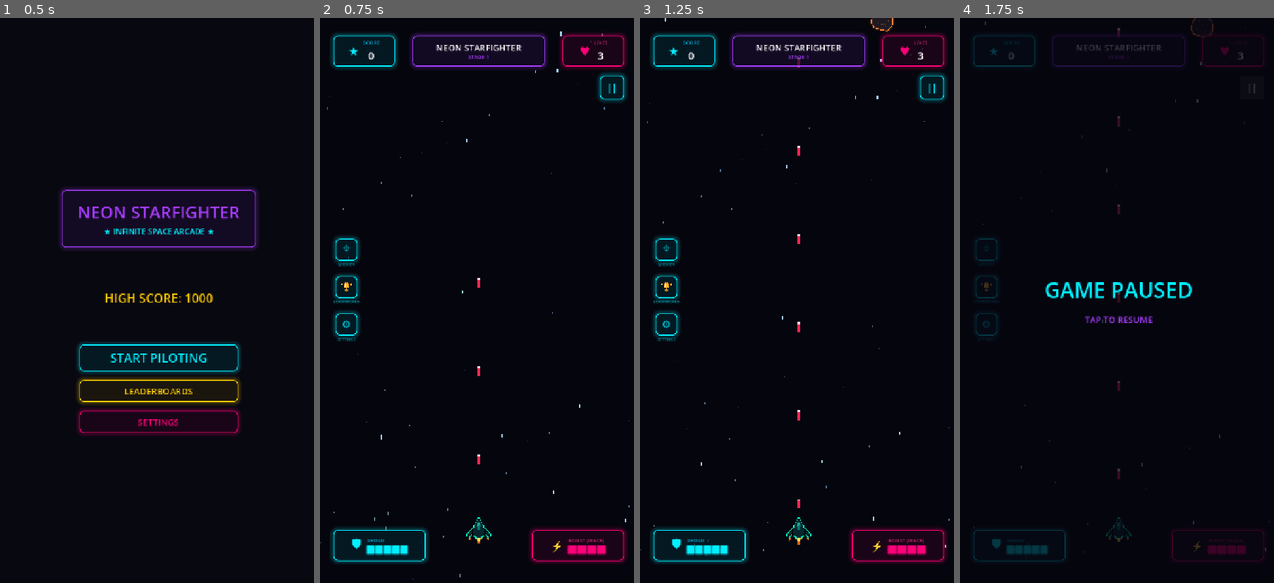
Above: before the commit, frames 1-4 (left to right).
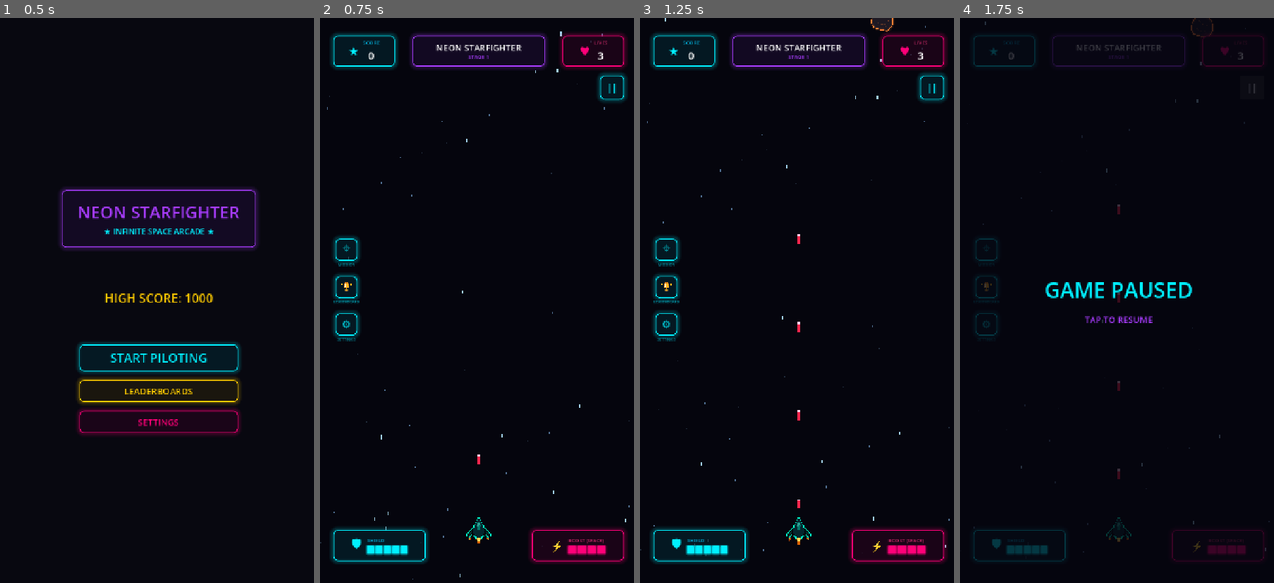
Above: after the commit, the same moments.

Repository: lolriver/spacehit
Game: Godot game, scene res://main.tscn
The game is run twice, just before and just after one commit, with the same random seed, the same clock (stepped at 60 frames per second) and the same inputs.
Inputs:
- Up to frame 1 (0.5 s): no input
- Up to frame 2 (0.75 s): click "START PILOTING" at 0.5 s
- Up to frame 3 (1.25 s): no input
- Up to frame 4 (1.75 s): click "||" at 1.25 s

Frame 1 is identical in both runs. In frame 2, less than 0.1% of the frame differs, in the area x 50-52%, y 46-64%; in frame 3, less than 0.1%; in frame 4, less than 0.1%.

Commit message:
feat(audio): integrate sound effects and fix gameplay lifecycle crashes
- Integrated SFX triggers for shoot, hit, boost, explosions, level clear, and game over

- Fixed a crash in enemy.gd caused by duplicate add_child on explosion nodes

- Silenced startup laser SFX by checking player visibility in shoot_laser()

- Stabilized AudioStreamPlaybackPolyphonic retrieval to avoid startup null references

Diff:
--- a/enemy.gd
+++ b/enemy.gd
@@ -500,8 +500,12 @@
 			if explosion_scene:
 				var explosion = explosion_scene.instantiate()
 				explosion.global_position = global_position
+				SoundManager.play("enemy_destroy")
+
+				# If Boss, add huge explosion sound
 				if enemy_type == 5:
-					explosion.scale = Vector2(2.8, 2.8)
+					SoundManager.play("explosion")
+					explosion.scale = Vector2(3.0, 3.0)
 					# Spawn secondary explosions for visual feedback
 					for offset in [Vector2(-30, -30), Vector2(30, 30), Vector2(-30, 30), Vector2(30, -30)]:
 						var ex = explosion_scene.instantiate()
--- a/main.gd
+++ b/main.gd
@@ -438,6 +438,7 @@
 
 func show_boss_health_bar(max_hp: int, p_boss_name: String = "UNKNOWN") -> void:
 	if boss_panel and boss_progress_bar:
+		SoundManager.play("boss_entrance")
 		boss_max_health = max_hp
 		boss_health = max_hp
 		boss_name = p_boss_name
@@ -504,6 +505,7 @@
 	trigger_level_clear()
 
 func trigger_level_clear() -> void:
+	SoundManager.play("level_clear")
 	# Fully restore player shields as a Stage Clear reward!
 	if player:
 		player.shield = player.max_shield
@@ -530,6 +532,8 @@
 func trigger_game_over() -> void:
 	if current_state == GameState.STATE_GAME_OVER or current_state == GameState.STATE_NAME_ENTRY:
 		return
+
+	SoundManager.play("game_over")
 
 	if player:
 		player.hide()
--- a/pickup.gd
+++ b/pickup.gd
@@ -89,10 +89,12 @@
 			# Increase shield by 1, capped at maximum (5)
 			player.shield = min(player.max_shield, player.shield + 1)
 			player.update_hud()
+			SoundManager.play("pickup_shield")
 		PickupType.HEART:
 			# Increase lives by 1, capped at maximum (3)
 			player.lives = min(3, player.lives + 1)
 			player.update_hud()
+			SoundManager.play("pickup_heart")
 	print("[Pickup] After applying - lives: ", player.lives, ", shield: ", player.shield)
 
 func _spawn_pickup_flash() -> void:
--- a/player.gd
+++ b/player.gd
@@ -127,6 +127,7 @@
 			is_boosting = true
 			shoot_timer.wait_time = 0.1 # Double firing rate
 			shoot_timer.start()
+			SoundManager.play("boost")
 		boost -= delta * 1.5 # Drains in ~2.7 seconds
 		if boost < 0.0:
 			boost = 0.0
@@ -223,10 +224,12 @@
 	if shield > 0:
 		shield -= 1
 		print("[Damage] Shield hit! Current shield: ", shield)
+		SoundManager.play("shield_hit")
 		make_invulnerable(1.0) # Brief invulnerability
 	else:
 		lives -= 1
 		print("[Damage] Life lost! Current lives: ", lives)
+		SoundManager.play("explosion", -4.0)
 		make_invulnerable(1.8) # Longer invulnerability for life loss
 
 	update_hud()
@@ -250,7 +253,10 @@
 	shoot_laser()
 
 func shoot_laser() -> void:
+	if not is_visible_in_tree():
+		return
 	if laser_scene:
 		var laser = laser_scene.instantiate()
 		laser.global_position = laser_spawn.global_position
 		get_parent().add_child(laser)
+		SoundManager.play("laser", -8.0) # Quieter since it fires rapidly
